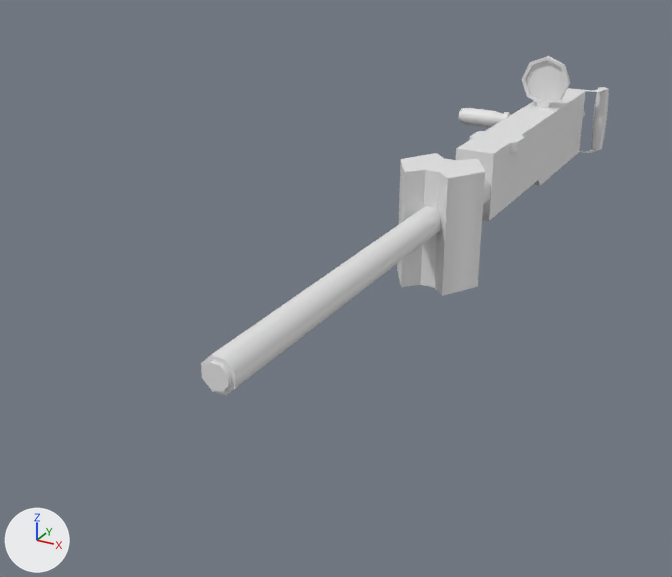
Before and after pictures for a commit that changed the Blender file Assets/ProyectoDelAvion/Models/MachinGun/MachinGun.blend.
Camera for both pictures: a 50 mm camera at (1.25, -3.7, 1.14) aimed at (-0.27, -0.93, -0.25). Lighting does not change. The marker at lower left points along +X, +Y and +Z. The first picture is the older version.
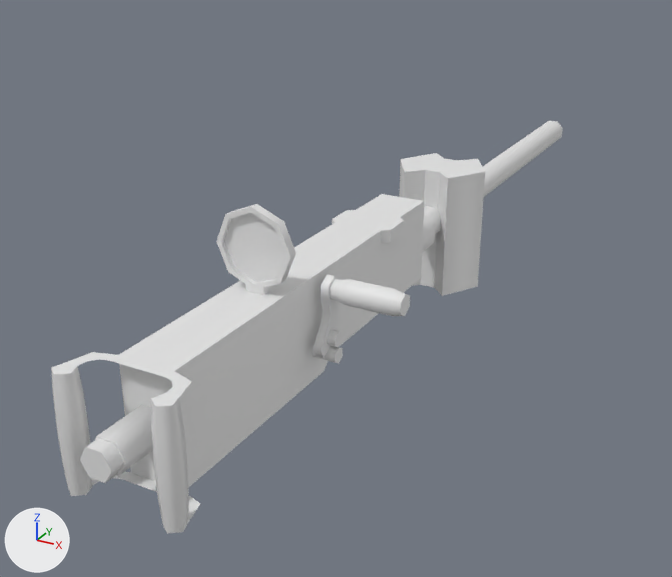
The newer file is also turned or shifted as a whole; pictures and numbers use the older file's frame.

Pixel boxes [x1, y1, x2, y2] of what changed, in the pictures (672 x 577 px):
```json
{"object": "MachinGun", "change": "added", "after": [51, 121, 563, 533]}
{"object": "Cylinder.002", "change": "deleted", "before": [201, 56, 609, 395]}
```

Scene script edits in JSON lines:
```json
{"op": "add", "block": "mat_machingun", "code": ["mat_machingun = principled_material('MachinGun')", "mat_machingun.base_color = (0.8, 0.8, 0.8)  # white #e7e7e7"]}
{"op": "add", "block": "me_cylinder_004_1", "code": ["me_cylinder_004_1 = bpy.data.meshes.new('Cylinder.004')", "me_cylinder_004_1.from_pydata(...)  # 452 vertices, 419 faces; spans x -0.34..0.17, y -1.43..1.86, z -0.12..0.43", "me_cylinder_004_1.materials.append(mat_machingun)  # white #e7e7e7"]}
{"op": "remove", "block": "ob_cylinder_002", "code": ["ob_cylinder_002 = bpy.data.objects.new('Cylinder.002', me_cylinder_004)", "ob_cylinder_002.location = (0.0, -0.627, -0.038)"]}
{"op": "add", "block": "ob_machingun", "code": ["ob_machingun = bpy.data.objects.new('MachinGun', me_cylinder_004_1)", "ob_machingun.location = (0.0, -0.627, -0.038)", "ob_machingun.rotation_euler = (0.0, 0.0, 3.142)  # degrees (0, 0, 180)"]}
```
